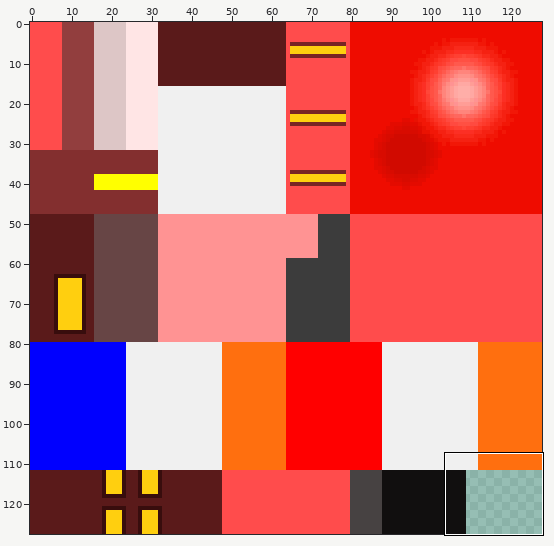
File history of a sprite sheet, resources/assets/tf2/textures/mob/tf78r_weapon.png. The first picture is a wide view before the edit; the outline marks the close-up.
Close-up. Before the commit:
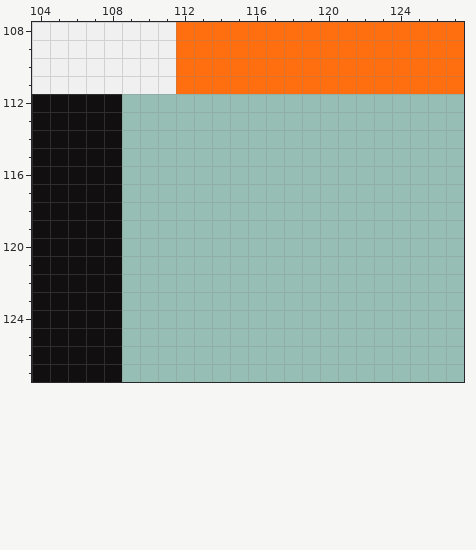
The file is 128x128 pixels. Colours within 5 levels of each other are drawn and written as one. Shown: x 104..127, y 108..127. The commit also changed other parts of the picture, which this record leaves out.
After:
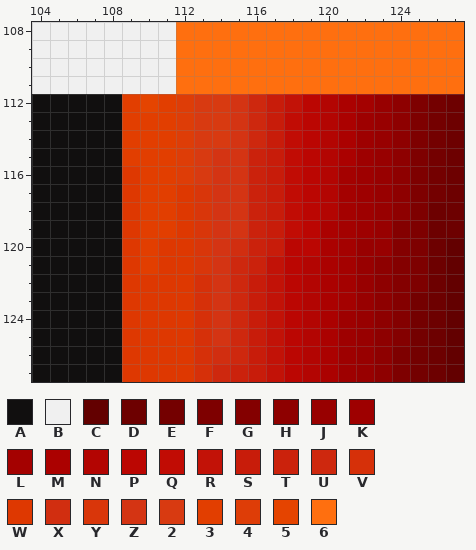
Palette (. is transparent): A #110f0f  B #f0f0f0  C #630000  D #6d0000  E #740000  F #7e0000  G #840000  H #8e0000  J #980000  K #9e0000  L #a40100  M #ab0100  N #b30502  P #bb0602  Q #c10c04  R #c21207  S #c81c0a  T #cb220c  U #ce280e  V #d63009  W #de3801  X #d12e10  Y #d9360a  Z #d43413  2 #d83a11  3 #e23e00  4 #de3d07  5 #e54400  6 #ff6f0f
Change:
@@ x 104..127 @@
 111 BBBBBBBB6666666666666666
-112 AAAAA...................
-113 AAAAA...................
-114 AAAAA...................
-115 AAAAA...................
-116 AAAAA...................
-117 AAAAA...................
-118 AAAAA...................
-119 AAAAA...................
-120 AAAAA...................
-121 AAAAA...................
-122 AAAAA...................
-123 AAAAA...................
-124 AAAAA...................
-125 AAAAA...................
-126 AAAAA...................
-127 AAAAA...................
+112 AAAAA353422ZUSRPNMLJHFED
+113 AAAAA333422ZUSQPNMKJHFED
+114 AAAAA333422ZUSQPNMKJHFED
+115 AAAAA33342ZZTSQPNMKJHFED
+116 AAAAAW3342ZZTSQPNLKJHFED
+117 AAAAAW33WYZZTSQPNLKJHFED
+118 AAAAAW33WYZZTSQPNLKJHFDD
+119 AAAAAW33WYZZTSQPMLKJGFDD
+120 AAAAAW3WWYZXTSPPMLJJGFDC
+121 AAAAAW3WWYZUTRPNMLJHGFDC
+122 AAAAAWWWWVZUSRPNMLJHGFDC
+123 AAAAAWWWWVZUSRPNMLJHGEDC
+124 AAAAAWWWWVZUSRPNMKJHGEDC
+125 AAAAAWWWWVZUSRPNMKJHGEDC
+126 AAAAAWWWWVXUSRPNMKJHFEDC
+127 AAAAAWWWWVUTSRPNMKJHFEDC
Pixel boxes of the changes (left, top, right, bottom) in both close-ups:
added: (122, 94, 464, 382)
